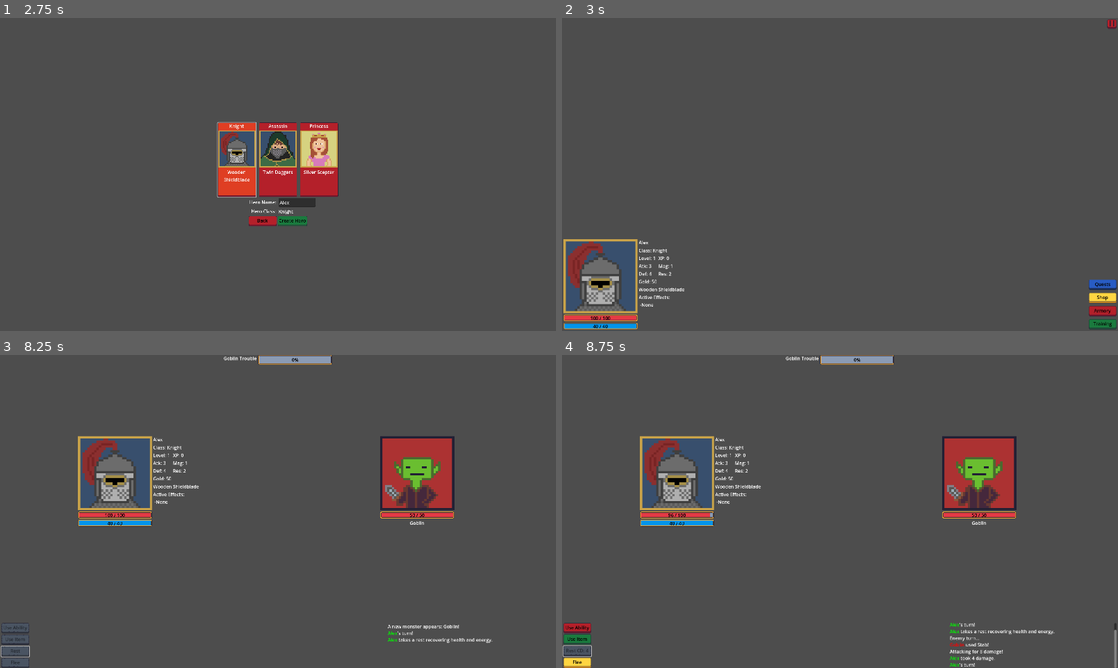
Above: before the commit, frames 1-4 (two rows, left to right).
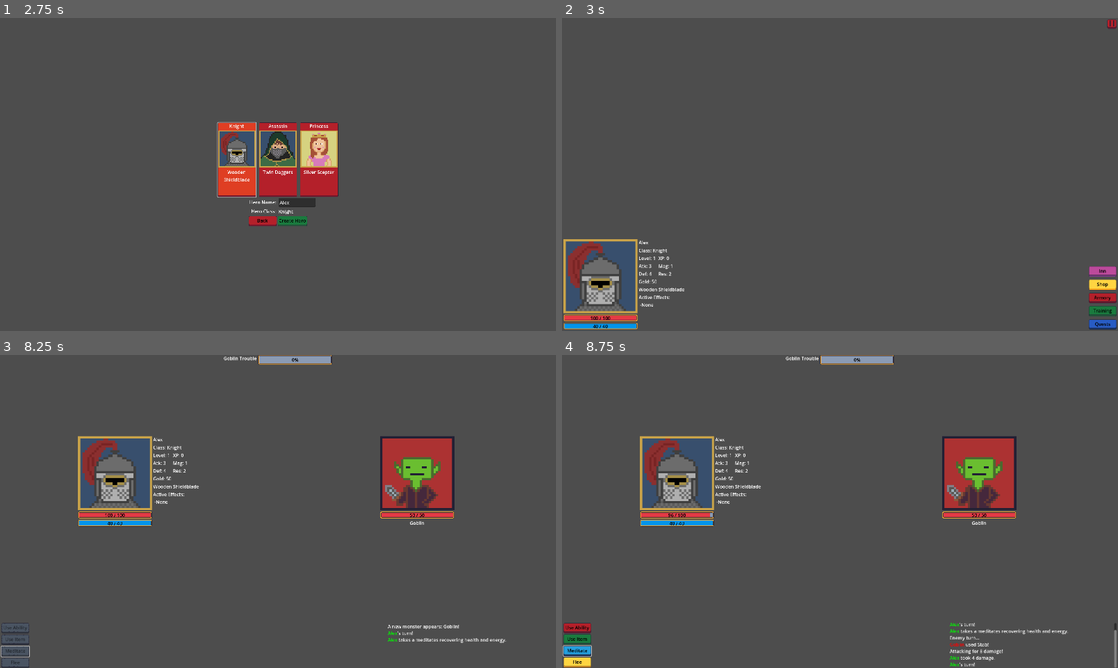
Above: after the commit, the same moments.

Repository: navtges3/PixelValley
Game: Godot game, scene res://scenes/ui/screens/main_menu_screen.tscn
Same seed, same stepped clock (60 frames per second), same inputs: the game is played once before the commit and once after it.
Inputs (mouse positions are in pixels of both pictures, inside the frame that each line leads up to):
- Up to frame 1 (2.75 s): click "New Game" at 0.5 s; click (294, 202) at 1.27 s; type "Alex" at 1.35 s; click (239, 158) at 2.02 s
- Up to frame 2 (3 s): click "Create Hero" at 2.75 s
- Up to frame 3 (8.25 s): click "Quests" at 3.5 s; click "Available" at 4.25 s; click "Complete" at 5 s; click "Available" at 5.75 s; click (100, 380) at 6.5 s; click "Start Quest" at 7.25 s; click (16, 652) at 8 s, where only the run before the commit has a clickable "Rest"
- Up to frame 4 (8.75 s): no input

Frame 1 is identical in both runs. In frame 2, 0.8% of the frame differs, in the area x 94-100%, y 79-100%; in frame 3, 0.1%; in frame 4, 0.5%.

Commit message:
Add inn feature; implement inn screen, integrate with village and hero mechanics

Diff:
--- a/autoload/save_manager.gd
+++ b/autoload/save_manager.gd
@@ -127,8 +127,8 @@
 	hero.experience = data.get("experience", 0)
 	hero.skill_points = data.get("skill_points", 0)
 
+	hero.stat_block = _load_stat_block(data.get("stat_block", {}))
 	_load_active_effects(data.get("active_effects", []), hero)
-	hero.stat_block = _load_stat_block(data.get("stat_block", {}))
 	hero.inventory = _load_inventory(data.get("inventory", {}))
 
 	return hero
@@ -145,6 +145,7 @@
 			"duration": ae.effect.duration,
 			"remaining_turns": ae.remaining_turns
 		})
+		ae.on_expire()
 	return result
 
 static func _load_active_effects(data: Array, combatant: Combatant) -> void:
@@ -234,13 +235,15 @@
 static func _get_village_data(village: Village) -> Dictionary:
 	return {
 		"name": village.name,
-		"shop": _get_shop_data(village.shop)
+		"shop": _get_shop_data(village.shop),
+		"inn": _get_inn_data(village.inn)
 	}
 
 static func _load_village(data: Dictionary) -> Village:
 	var village := Village.new()
 	village.name = data.get("name", "Unnamed Village")
 	village.shop = _load_shop(data.get("shop", {}))
+	village.inn = _load_inn(data.get("inn", {}))
 	return village
 
 # ---------------------------------------------------------
@@ -273,6 +276,20 @@
 
 	return shop
 
+# ---------------------------------------------------------
+# SHOP
+# ---------------------------------------------------------
+static func _get_inn_data(inn: Inn) -> Dictionary:
+	return {
+		"name": inn.name,
+		"rest_cost": inn.rest_cost
+	}
+
+static func _load_inn(data: Dictionary) -> Inn:
+	var inn := Inn.new()
+	inn.name = data.get("name", "The Crooked Tusk")
+	inn.rest_cost = data.get("rest_cost", 10)
+	return inn
 # ---------------------------------------------------------
 # QUEST MANAGER
 # ---------------------------------------------------------
--- a/autoload/screen_manager.gd
+++ b/autoload/screen_manager.gd
@@ -6,6 +6,7 @@
 	MAIN_MENU,
 	NEW_GAME,
 	VILLAGE,
+	INN,
 	SHOP,
 	ARMORY,
 	TRAINING,
@@ -20,6 +21,7 @@
 	ScreenName.MAIN_MENU: "res://scenes/ui/screens/main_menu_screen.tscn",
 	ScreenName.NEW_GAME: "res://scenes/ui/screens/new_game_screen.tscn",
 	ScreenName.VILLAGE: "res://scenes/ui/screens/village_screen.tscn",
+	ScreenName.INN: "res://scenes/ui/screens/inn_screen.tscn",
 	ScreenName.SHOP: "res://scenes/ui/screens/shop_screen.tscn",
 	ScreenName.ARMORY: "res://scenes/ui/screens/armory_screen.tscn",
 	ScreenName.TRAINING: "res://scenes/ui/screens/training_screen.tscn",
--- a/resources/villlages/default_village.tres
+++ b/resources/villlages/default_village.tres
@@ -1,5 +1,6 @@
-[gd_resource type="Resource" script_class="Village" load_steps=17 format=3 uid="uid://f2sd72cs3ago"]
+[gd_resource type="Resource" script_class="Village" load_steps=19 format=3 uid="uid://f2sd72cs3ago"]
 
+[ext_resource type="Script" uid="uid://uyfn30s8tiqo" path="res://scripts/world/inn.gd" id="1_7dxoq"]
 [ext_resource type="Script" uid="uid://rq03ukhf4lx3" path="res://scripts/world/village.gd" id="1_lfw73"]
 [ext_resource type="Script" uid="uid://d0mdck5mlsm03" path="res://scripts/data/item_stack.gd" id="2_jaxnw"]
 [ext_resource type="Resource" uid="uid://e282ko0xakwg" path="res://resources/potions/lesser_healing_potion.tres" id="3_1rgf8"]
@@ -9,6 +10,10 @@
 [ext_resource type="Resource" uid="uid://bwrkv1dmrco38" path="res://resources/potions/magic_potion.tres" id="6_qxqy8"]
 [ext_resource type="Resource" uid="uid://u70yyjyvfpwq" path="res://resources/potions/defense_potion.tres" id="7_oynn8"]
 [ext_resource type="Resource" uid="uid://bcox8swspcsyg" path="res://resources/potions/resistance_potion.tres" id="8_yw8qv"]
+
+[sub_resource type="Resource" id="Resource_qybmw"]
+script = ExtResource("1_7dxoq")
+metadata/_custom_type_script = "uid://uyfn30s8tiqo"
 
 [sub_resource type="Resource" id="Resource_6vt8r"]
 script = ExtResource("2_jaxnw")
@@ -56,4 +61,5 @@
 script = ExtResource("1_lfw73")
 name = "Lexiton"
 shop = SubResource("Resource_dr5x7")
+inn = SubResource("Resource_qybmw")
 metadata/_custom_type_script = "uid://rq03ukhf4lx3"
--- a/scenes/ui/screens/battle_screen.tscn
+++ b/scenes/ui/screens/battle_screen.tscn
@@ -81,14 +81,14 @@
 toggle_mode = true
 text = "Use Item"
 
-[node name="RestButton" type="Button" parent="ActionArea/LeftPanel"]
+[node name="MeditateButton" type="Button" parent="ActionArea/LeftPanel"]
 custom_minimum_size = Vector2(96, 32)
 layout_mode = 2
 size_flags_horizontal = 4
 size_flags_vertical = 4
 tooltip_text = "Restore health and energy."
 theme = ExtResource("9_06vtu")
-text = "Rest"
+text = "Meditate"
 
 [node name="FleeButton" type="Button" parent="ActionArea/LeftPanel"]
 custom_minimum_size = Vector2(96, 32)
--- /dev/null
+++ b/scenes/ui/screens/inn_screen.tscn
@@ -0,0 +1,58 @@
+[gd_scene load_steps=5 format=3 uid="uid://dcvm4b84vw7j0"]
+
+[ext_resource type="Script" uid="uid://ywep7djd0dql" path="res://scripts/ui/screens/inn_screen.gd" id="1_804oe"]
+[ext_resource type="Theme" uid="uid://cgbnpl6hlm7s2" path="res://assets/button_themes/regular/green_button.tres" id="2_aw0ui"]
+[ext_resource type="Theme" uid="uid://130ubmqd1h3b" path="res://assets/button_themes/regular/red_button.tres" id="3_i3slg"]
+[ext_resource type="PackedScene" uid="uid://bjx12sxd6xqme" path="res://scenes/ui/components/hero_ui.tscn" id="4_bn5g4"]
+
+[node name="InnScreen" type="Control"]
+layout_mode = 3
+anchors_preset = 15
+anchor_right = 1.0
+anchor_bottom = 1.0
+grow_horizontal = 2
+grow_vertical = 2
+script = ExtResource("1_804oe")
+
+[node name="HBoxContainer" type="HBoxContainer" parent="."]
+layout_mode = 1
+anchors_preset = 8
+anchor_left = 0.5
+anchor_top = 0.5
+anchor_right = 0.5
+anchor_bottom = 0.5
+offset_left = -260.5
+offset_top = -156.0
+offset_right = 260.5
+offset_bottom = 156.0
+grow_horizontal = 2
+grow_vertical = 2
+theme_override_constants/separation = 32
+alignment = 1
+
+[node name="HeroUI" parent="HBoxContainer" instance=ExtResource("4_bn5g4")]
+layout_mode = 2
+
+[node name="VBoxContainer" type="VBoxContainer" parent="HBoxContainer"]
+layout_mode = 2
+alignment = 1
+
+[node name="InnNameLabel" type="Label" parent="HBoxContainer/VBoxContainer"]
+layout_mode = 2
+text = "The Crooked Tusk"
+
+[node name="RestButton" type="Button" parent="HBoxContainer/VBoxContainer"]
+custom_minimum_size = Vector2(96, 32)
+layout_mode = 2
+size_flags_horizontal = 4
+size_flags_vertical = 4
+theme = ExtResource("2_aw0ui")
+text = "Rest"
+
+[node name="LeaveButton" type="Button" parent="HBoxContainer/VBoxContainer"]
+custom_minimum_size = Vector2(96, 32)
+layout_mode = 2
+size_flags_horizontal = 4
+size_flags_vertical = 4
+theme = ExtResource("3_i3slg")
+text = "Leave"
--- a/scenes/ui/screens/village_screen.tscn
+++ b/scenes/ui/screens/village_screen.tscn
@@ -1,8 +1,9 @@
-[gd_scene load_steps=9 format=3 uid="uid://blhwqbfk6j0u7"]
+[gd_scene load_steps=10 format=3 uid="uid://blhwqbfk6j0u7"]
 
 [ext_resource type="Script" uid="uid://cmd8ja1dvnkcv" path="res://scripts/ui/screens/village_screen.gd" id="1_dtw0c"]
 [ext_resource type="Theme" uid="uid://66dgdyq2o64x" path="res://assets/button_themes/specialty/pause_button.tres" id="3_o0vxf"]
 [ext_resource type="PackedScene" uid="uid://bjx12sxd6xqme" path="res://scenes/ui/components/hero_ui.tscn" id="4_nqqh3"]
+[ext_resource type="Theme" uid="uid://cn00sxx7cmfjh" path="res://assets/button_themes/regular/pink_button.tres" id="5_o0vxf"]
 [ext_resource type="Theme" uid="uid://dqwm8agt87lsh" path="res://assets/button_themes/regular/blue_button.tres" id="5_yofci"]
 [ext_resource type="Theme" uid="uid://phfh7c5hwx1n" path="res://assets/button_themes/regular/yellow_button.tres" id="6_6cp2h"]
 [ext_resource type="Theme" uid="uid://130ubmqd1h3b" path="res://assets/button_themes/regular/red_button.tres" id="6_dtw0c"]
@@ -51,11 +52,11 @@
 size_flags_vertical = 8
 theme_override_constants/separation = 10
 
-[node name="QuestsButton" type="Button" parent="UIRoot/VillageActions"]
+[node name="InnButton" type="Button" parent="UIRoot/VillageActions"]
 custom_minimum_size = Vector2(96, 32)
 layout_mode = 2
-theme = ExtResource("5_yofci")
-text = "Quests"
+theme = ExtResource("5_o0vxf")
+text = "Inn"
 
 [node name="ShopButton" type="Button" parent="UIRoot/VillageActions"]
 custom_minimum_size = Vector2(96, 32)
@@ -75,3 +76,9 @@
 theme = ExtResource("8_m0hxj")
 text = "Training
 "
+
+[node name="QuestsButton" type="Button" parent="UIRoot/VillageActions"]
+custom_minimum_size = Vector2(96, 32)
+layout_mode = 2
+theme = ExtResource("5_yofci")
+text = "Quests"
--- a/scripts/characters/combatant.gd
+++ b/scripts/characters/combatant.gd
@@ -7,7 +7,7 @@
 @export var portrait: Texture2D
 @export var active_effects: Array[ActiveEffect] = []
 @export var stat_block: StatBlock
-@export var rest_cooldown: int = 0
+var rest_cooldown = 0
 
 func get_colored_name() -> String:
 	return self.name
@@ -16,10 +16,19 @@
 	return stat_block.current_hp > 0
 
 func rest() -> void:
-	if rest_cooldown <= 0:
-		self.heal(int(self.stat_block.max_hp * 0.5))
-		self.recover_energy(self.stat_block.max_nrg)
-		rest_cooldown = REST_CD
+	self.stat_block.current_hp = self.stat_block.max_hp
+	self.stat_block.current_nrg = self.stat_block.max_nrg
+	active_effects.clear()
+
+func meditate() -> void:
+	var base_hp = 8
+	var base_nrg = 5
+	var magic_scale = 1.3
+	var defense_scale = 1.5
+	var resistance_scale = 1.5
+	self.rest_cooldown = REST_CD
+	self.heal(base_hp + (stat_block.defense * defense_scale) + (stat_block.resistance * resistance_scale))
+	self.recover_energy(base_nrg + (stat_block.magic * magic_scale))
 
 func take_damage(amount: int, type: Attack.AttackType) -> String:
 	var damage = _calculate_damage(amount, type)
--- a/scripts/characters/hero.gd
+++ b/scripts/characters/hero.gd
@@ -8,6 +8,8 @@
 }
 
 const LEVEL_UP_MULT := 25
+const MEDITATE_HP_GAIN := 5
+const MEDITATE_NRG_GAIN := 5
 
 @export var hero_class: HeroClass
 @export var level := 1
@@ -28,6 +30,10 @@
 			return "Princess"
 		_:
 			return "Unknown"
+
+func meditate() -> void:
+	heal((MEDITATE_HP_GAIN * level) + stat_block.resistance)
+	recover_energy((MEDITATE_NRG_GAIN * level) + stat_block.magic)
 
 func gain_experience(amount: int) -> void:
 	experience += amount
--- a/scripts/data/active_effect.gd
+++ b/scripts/data/active_effect.gd
@@ -62,3 +62,6 @@
 			target.stat_block.resistance -= effect.strength
 		Effect.EffectType.DEBUFF_RESISTANCE:
 			target.stat_block.resistance += effect.strength
+
+func _to_string() -> String:
+	return effect._to_string(remaining_turns)
--- a/scripts/data/effect.gd
+++ b/scripts/data/effect.gd
@@ -15,32 +15,35 @@
 func is_debuff() -> bool:
 	return type in [Effect.EffectType.DEBUFF_ATTACK, Effect.EffectType.DEBUFF_MAGIC, Effect.EffectType.DEBUFF_DEFENSE, Effect.EffectType.DEBUFF_RESISTANCE]
 
-func _to_string() -> String:
-	var turn_text = "turn" if duration == 1 else "turns"
+func _to_string(turns_remaining := duration) -> String:
+	var turn_text = "turn" if turns_remaining == 1 else "turns"
+	var type_text = ""
 	match type:
 		Effect.EffectType.HEAL:
-			return "Heal %d (%d %s)" % [strength, duration, turn_text]
+			type_text = "Heal %d" % strength
 		Effect.EffectType.ENERGY:
-			return "Recover Energy %d (%d %s)" % [strength, duration, turn_text]
+			type_text = "Recover Energy %d" % strength
 		Effect.EffectType.POISON:
-			return "Poison %d (%d %s)" % [strength, duration, turn_text]
+			type_text = "Poison %d" % strength
 		Effect.EffectType.BUFF_ATTACK:
-			return "Attack +%d (%d %s)" % [strength, duration, turn_text]
+			type_text = "Attack +%d" % strength
 		Effect.EffectType.BUFF_MAGIC:
-			return "Magic +%d (%d %s)" % [strength, duration, turn_text]
+			type_text = "Magic +%d" % strength
 		Effect.EffectType.BUFF_DEFENSE:
-			return "Defense +%d (%d %s)" % [strength, duration, turn_text]
+			type_text = "Defense +%d" % strength
 		Effect.EffectType.BUFF_RESISTANCE:
-			return "Resistance +%d (%d %s)" % [strength, duration, turn_text]
+			type_text = "Resistance +%d" % strength
 		Effect.EffectType.DEBUFF_ATTACK:
-			return "Attack -%d (%d %s)" % [strength, duration, turn_text]
+			type_text = "Attack -%d" % strength
 		Effect.EffectType.DEBUFF_MAGIC:
-			return "Magic -%d (%d %s)" % [strength, duration, turn_text]
+			type_text = "Magic -%d" % strength
 		Effect.EffectType.DEBUFF_DEFENSE:
-			return "Defense -%d (%d %s)" % [strength, duration, turn_text]
+			type_text = "Defense -%d" % strength
 		Effect.EffectType.DEBUFF_RESISTANCE:
-			return "Resistance -%d (%d %s)" % [strength, duration, turn_text]
-	return "Unknown"
+			type_text = "Resistance -%d" % strength
+	if type_text == "":
+		type_text = "Unknown"
+	return "%s (%d %s)" % [type_text, turns_remaining, turn_text]
 
 func get_button_theme() -> Theme:
 	match type:
--- a/scripts/systems/battle_manager.gd
+++ b/scripts/systems/battle_manager.gd
@@ -49,13 +49,13 @@
 	emit_signal("hero_updated", hero)
 	end_player_turn()
 
-func rest() -> void:
+func meditate() -> void:
 	if state != BattleState.PLAYER_TURN:
 		return
 	if hero.rest_cooldown > 0:
 		return
-	hero.rest()
-	emit_signal("battle_log_updated", "%s takes a rest recovering health and energy.\n" % hero.get_colored_name())
+	hero.meditate()
+	emit_signal("battle_log_updated", "%s takes a meditates recovering health and energy.\n" % hero.get_colored_name())
 	emit_signal("hero_updated", hero)
 	end_player_turn()
 
--- a/scripts/ui/components/hero_ui.gd
+++ b/scripts/ui/components/hero_ui.gd
@@ -63,5 +63,5 @@
 		active_effects_text += "\n -None"
 	else:
 		for ae in hero.active_effects:
-			active_effects_text += "\n -%s" % ae.effect._to_string()
+			active_effects_text += "\n -%s" % ae._to_string()
 	active_effects_label.text = active_effects_text
--- a/scripts/ui/screens/battle_screen.gd
+++ b/scripts/ui/screens/battle_screen.gd
@@ -13,7 +13,7 @@
 # Action Area
 @onready var ability_button = $ActionArea/LeftPanel/AbilityButton
 @onready var item_button = $ActionArea/LeftPanel/ItemButton
-@onready var rest_button = $ActionArea/LeftPanel/RestButton
+@onready var meditate_button = $ActionArea/LeftPanel/MeditateButton
 @onready var flee_button = $ActionArea/LeftPanel/FleeButton
 
 @onready var option_list = $ActionArea/MiddlePanel/OptionList
@@ -33,7 +33,7 @@
 	victory_popup.retreat_pressed.connect(_on_victory_popup_retreat_pressed)
 	ability_button.toggled.connect(_on_ability_button_toggled)
 	item_button.toggled.connect(_on_item_button_toggled)
-	rest_button.pressed.connect(_on_rest_button_pressed)
+	meditate_button.pressed.connect(_on_meditate_button_pressed)
 	flee_button.pressed.connect(_on_flee_button_pressed)
 
 	battle_manager.player_turn.connect(_on_player_turn)
@@ -92,9 +92,11 @@
 	else:
 		option_list.visible = false
 
-func _on_rest_button_pressed() -> void:
+func _on_meditate_button_pressed() -> void:
+	battle_manager.meditate()
 	option_list.visible = false
-	battle_manager.rest()
+	ability_button.button_pressed = false
+	item_button.button_pressed = false
 
 func _on_flee_button_pressed() -> void:
 	ScreenManager.go_to_screen(ScreenManager.ScreenName.VILLAGE)
@@ -103,17 +105,17 @@
 	ability_button.disabled = false
 	item_button.disabled = hero.inventory.potions.is_empty()
 	if hero.rest_cooldown > 0:
-		rest_button.disabled = true
-		rest_button.text = "Rest CD: %d" % hero.rest_cooldown
+		meditate_button.disabled = true
+		meditate_button.text = "Cooldown: %d" % hero.rest_cooldown
 	else:
-		rest_button.disabled = false
-		rest_button.text = "Rest"
+		meditate_button.disabled = false
+		meditate_button.text = "Meditate"
 	flee_button.disabled = false
 
 func _on_monster_turn():
 	ability_button.disabled = true
 	item_button.disabled = true
-	rest_button.disabled = true
+	meditate_button.disabled = true
 	flee_button.disabled = true
 
 func _on_quest_completed():
--- /dev/null
+++ b/scripts/ui/screens/inn_screen.gd
@@ -0,0 +1,34 @@
+extends Control
+
+@onready var hero_ui: HeroUI = $HBoxContainer/HeroUI
+@onready var inn_name_label: Label = $HBoxContainer/VBoxContainer/InnNameLabel
+@onready var rest_button: Button = $HBoxContainer/VBoxContainer/RestButton
+@onready var leave_button: Button = $HBoxContainer/VBoxContainer/LeaveButton
+
+var hero: Hero
+var inn: Inn
+
+func _ready() -> void:
+	hero = GameState.hero
+	inn = GameState.village.inn
+
+	inn_name_label.text = inn.name
+	rest_button.pressed.connect(_on_rest_button_pressed)
+	leave_button.pressed.connect(_on_leave_button_pressed)
+
+	if hero_ui.hero:
+		hero_ui.refresh()
+	else:
+		hero_ui.hero = hero
+
+	if hero.inventory.gold < inn.rest_cost:
+		rest_button.disabled = true
+
+func _on_rest_button_pressed() -> void:
+	if hero.inventory.gold >= inn.rest_cost:
+		hero.inventory.gold -= inn.rest_cost
+		hero.rest()
+		hero_ui.refresh()
+
+func _on_leave_button_pressed() -> void:
+	ScreenManager.go_to_screen(ScreenManager.ScreenName.VILLAGE)
--- a/scripts/ui/screens/village_screen.gd
+++ b/scripts/ui/screens/village_screen.gd
@@ -2,19 +2,25 @@
 
 @onready var pause_button: Button = $UIRoot/PauseButton
 @onready var pause_popup: Window = $PausePopup
-@onready var quests_button: Button = $UIRoot/VillageActions/QuestsButton
+
+@onready var inn_button: Button = $UIRoot/VillageActions/InnButton
 @onready var shop_button: Button = $UIRoot/VillageActions/ShopButton
 @onready var armory_button: Button = $UIRoot/VillageActions/ArmoryButton
 @onready var training_button: Button = $UIRoot/VillageActions/TrainingButton
+@onready var quests_button: Button = $UIRoot/VillageActions/QuestsButton
+
 @onready var hero_ui: HeroUI = $UIRoot/HeroUI
 
 func _ready() -> void:
 	process_mode = Node.PROCESS_MODE_PAUSABLE
 	pause_button.pressed.connect(_on_pause_button_pressed)
-	quests_button.pressed.connect(_on_quests_button_pressed)
+
+	inn_button.pressed.connect(_on_inn_button_pressed)
 	shop_button.pressed.connect(_on_shop_button_pressed)
 	armory_button.pressed.connect(_on_armory_button_pressed)
 	training_button.pressed.connect(_on_training_button_pressed)
+	quests_button.pressed.connect(_on_quests_button_pressed)
+
 	if GameState.hero:
 		hero_ui.hero = GameState.hero
 	if GameState.village.shop.has_inventory():
@@ -25,8 +31,8 @@
 func _on_pause_button_pressed():
 	pause_popup.popup_centered()
 
-func _on_quests_button_pressed():
-	ScreenManager.go_to_screen(ScreenManager.ScreenName.QUEST)
+func _on_inn_button_pressed():
+	ScreenManager.go_to_screen(ScreenManager.ScreenName.INN)
 
 func _on_shop_button_pressed():
 	ScreenManager.go_to_screen(ScreenManager.ScreenName.SHOP)
@@ -37,6 +43,9 @@
 func _on_training_button_pressed():
 	ScreenManager.go_to_screen(ScreenManager.ScreenName.TRAINING)
 
+func _on_quests_button_pressed():
+	ScreenManager.go_to_screen(ScreenManager.ScreenName.QUEST)
+
 func _input(event: InputEvent) -> void:
 	if event.is_action_pressed("ui_cancel") and not pause_popup.is_visible():
 		_on_pause_button_pressed()
--- /dev/null
+++ b/scripts/world/inn.gd
@@ -0,0 +1,5 @@
+extends Resource
+class_name Inn
+
+@export var rest_cost: int = 10
+@export var name: String = "The Crooked Tusk"
--- a/scripts/world/village.gd
+++ b/scripts/world/village.gd
@@ -4,3 +4,4 @@
 
 @export var name: String
 @export var shop: Shop
+@export var inn: Inn
Not shown, added: scripts/ui/screens/inn_screen.gd.uid
Not shown, added: scripts/world/inn.gd.uid
